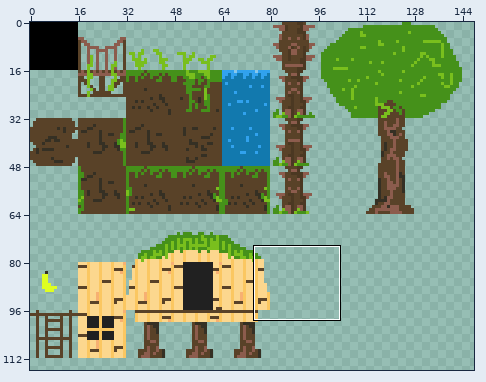
One commit to this sprite sheet: assets/graphics/tileset.png. Above, an overview of the earlier version with the close-up marked.
Close-up. Old version:
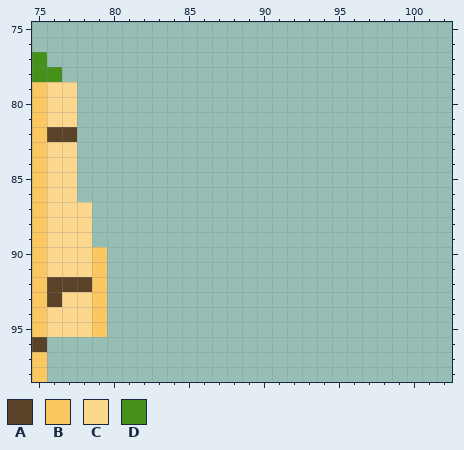
The file is 160x128 pixels. Shown: x 75..102, y 75..98. The wide view leaves out empty margins.
Palette (. is transparent): A #594228  B #fbc761  C #fcd78e  D #45911a
Pixels before, first column x 75:
77 D....
78 DD...
79 BCC..
80 BCC..
81 BCC..
82 BAA..
83 BCC..
84 BCC..
85 BCC..
86 BCC..
87 BCCC.
88 BCCC.
89 BCCC.
90 BCCCB
91 BCCCB
92 BAAAB
93 BACCB
94 BCCCB
95 BCCCB
96 A....
97 B....
98 B....
After:
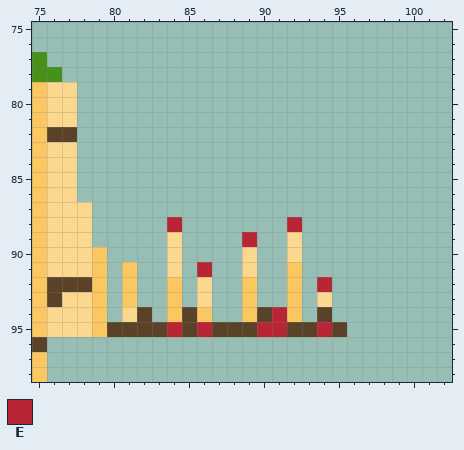
Colours new in this view: E #b82535
Difference:
{"y":88,"x":84,"old":".","new":"E"}
{"y":88,"x":92,"old":".","new":"E"}
{"y":89,"x":84,"old":".","new":"C"}
{"y":89,"x":89,"old":".","new":"E"}
{"y":89,"x":92,"old":".","new":"C"}
{"y":90,"x":84,"old":".","new":"C"}
{"y":90,"x":89,"old":".","new":"C"}
{"y":90,"x":92,"old":".","new":"C"}
{"y":91,"x":81,"old":".","new":"B"}
{"y":91,"x":84,"old":".","new":"C"}
{"y":91,"x":86,"old":".","new":"E"}
{"y":91,"x":89,"old":".","new":"C"}
{"y":91,"x":92,"old":".","new":"B"}
{"y":92,"x":81,"old":".","new":"B"}
{"y":92,"x":84,"old":".","new":"B"}
{"y":92,"x":86,"old":".","new":"C"}
{"y":92,"x":89,"old":".","new":"B"}
{"y":92,"x":92,"old":".","new":"B"}
{"y":92,"x":94,"old":".","new":"E"}
{"y":93,"x":81,"old":".","new":"B"}
{"y":93,"x":84,"old":".","new":"B"}
{"y":93,"x":86,"old":".","new":"C"}
{"y":93,"x":89,"old":".","new":"B"}
{"y":93,"x":92,"old":".","new":"B"}
{"y":93,"x":94,"old":".","new":"C"}
{"y":94,"x":81,"old":"..","new":"CA"}
{"y":94,"x":84,"old":"...","new":"BAB"}
{"y":94,"x":89,"old":"....","new":"BAEB"}
{"y":94,"x":94,"old":".","new":"A"}
{"y":95,"x":80,"old":"................","new":"AAAAEAEAAAEEAAEA"}
{"label":"added","picture_box":[107,217,347,337]}
